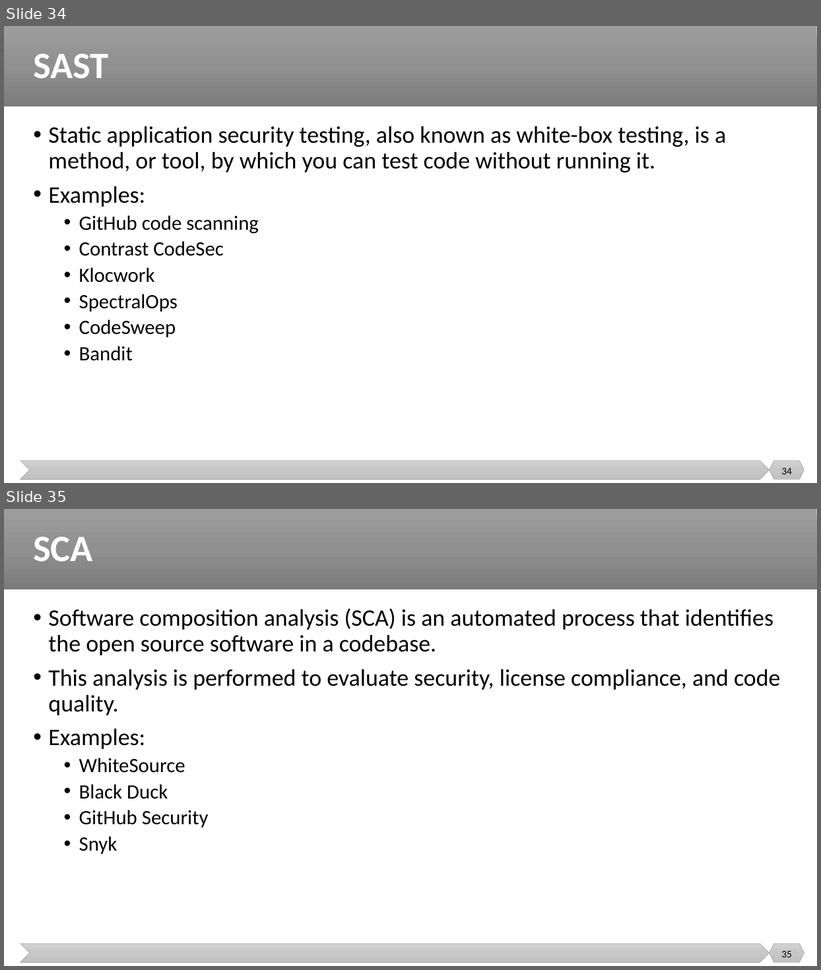
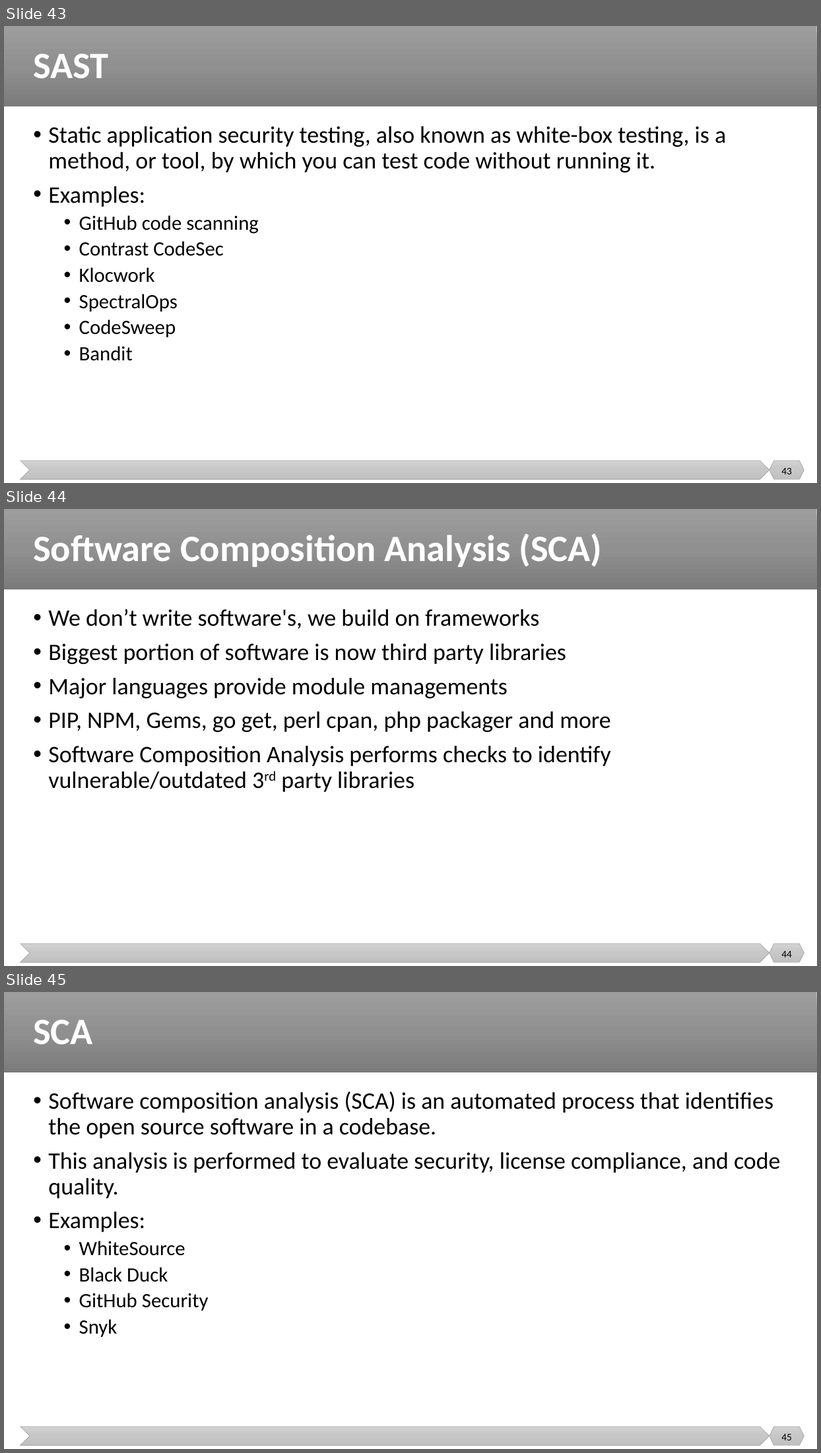
Before and after one commit to malenezi/malenezi, a slide deck: SE489/Lectures/9-DevSecOps/DevSecOps.pptx. Shown one above the other, each under a label of ours: slides 34 and 35 before the commit, slides 43, 44 and 45 after it. The pictures are 821x970 and 821x1453 pixels, drawn with LibreOffice and Linux fonts; fonts in the diff are those of the drawing. Boxes give left, top, right and bottom in pixels: in the first picture for what was removed or moved away, otherwise in the second. Text is boxed around its words. In the diff, an @@ line names an element or a change of style, - is before the commit and + after.

```diff
--- a/SE489/Lectures/9-DevSecOps/DevSecOps.pptx
+++ b/SE489/Lectures/9-DevSecOps/DevSecOps.pptx
@@ slide 44 added at bbox=[4, 509, 817, 966], background #FFFFFF; not listed: 3 template elements that a slide beside it also shows @@
@@ title added at bbox=[33, 533, 603, 567], 44 pt, text #FFFFFF, bold @@
+Software Composition Analysis (SCA)
@@ text added at bbox=[48, 609, 611, 792], 28 pt, text #000000 @@
+• We don’t write software's, we build on frameworks
+• Biggest portion of software is now third party libraries
+• Major languages provide module managements
+• PIP, NPM, Gems, go get, perl cpan, php packager and more
+• Software Composition Analysis performs checks to identify vulnerable/outdated 3rd party libraries
@@ page number added at bbox=[781, 951, 792, 958], 12 pt, text #000000 @@
+44
@@ what was slide 34 is now slide 43 @@
@@ page number at bbox=[781, 468, 792, 475]: text changed @@
-34
+43
@@ what was slide 35 is now slide 45 @@
@@ page number at bbox=[781, 1434, 792, 1441]: text changed @@
-35
+45
```
Also in this commit, not shown: 1 slide changed, 21 other slides added, 1 slide removed.
